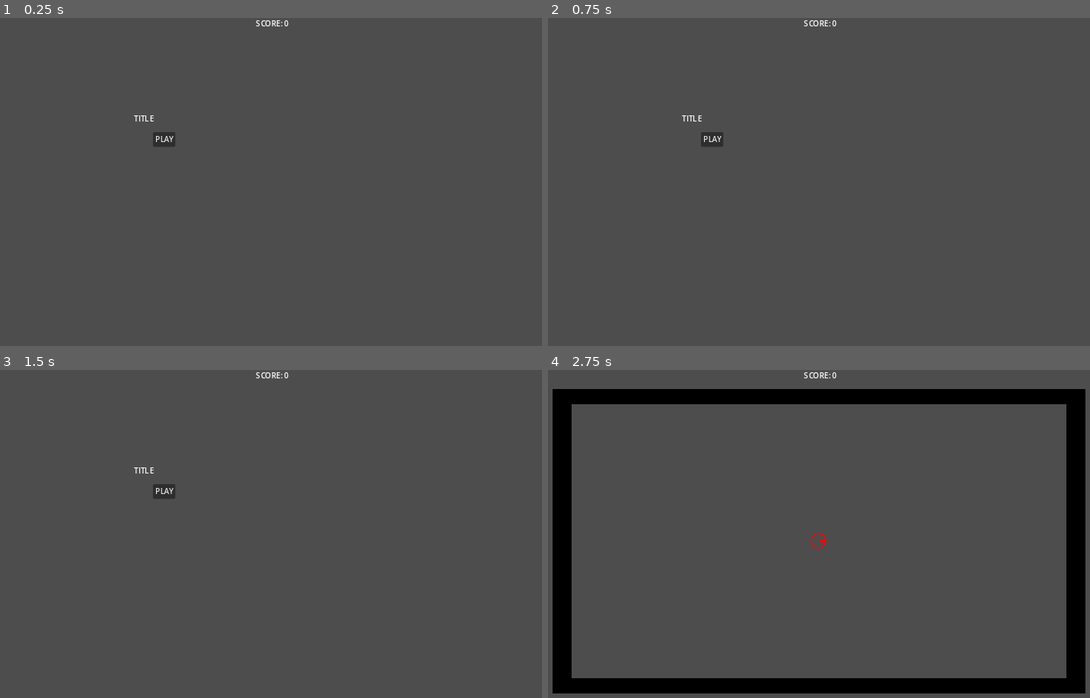
Above: before the commit, frames 1-4 (two rows, left to right).
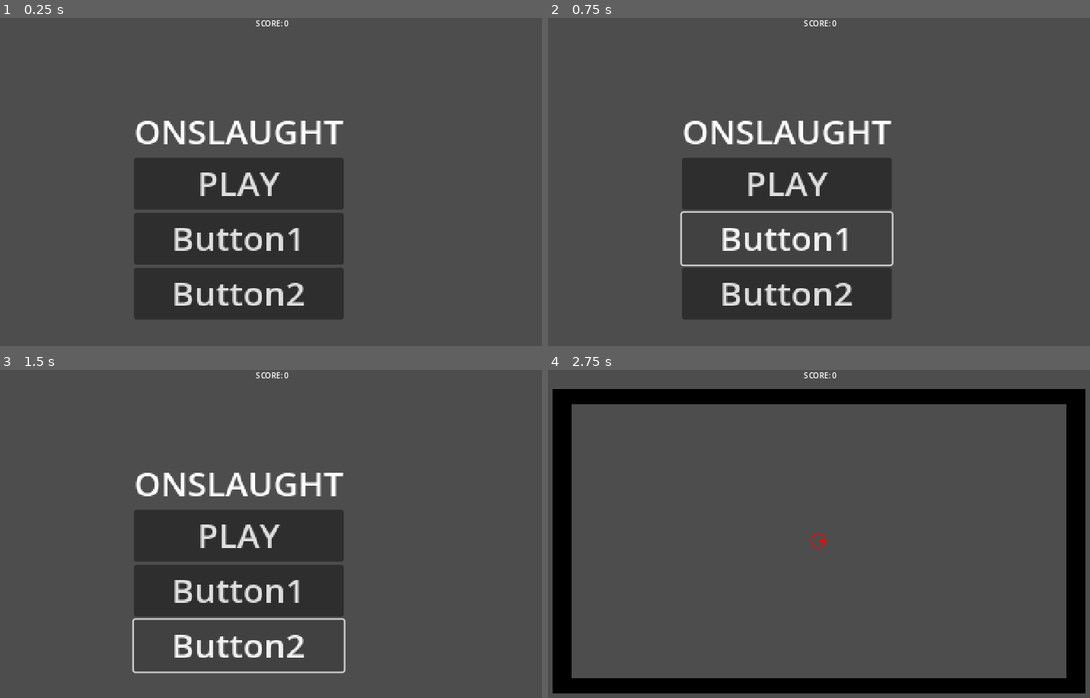
Above: after the commit, the same moments.

Repository: captaindecoy/maze
Game: Godot game, scene res://scenes/game.tscn
Two runs of this game, one before a commit and one after it. Both use one fixed random seed, a clock stepped at 60 frames per second and the inputs below.
Inputs (mouse positions are in pixels of both pictures, inside the frame that each line leads up to):
- Up to frame 1 (0.25 s): no input
- Up to frame 2 (0.75 s): click (786, 237) at 0.5 s, where only the run after the commit has a clickable "Button1"
- Up to frame 3 (1.5 s): click (238, 645) at 1.25 s, where only the run after the commit has a clickable "Button2"
- Up to frame 4 (2.75 s): click "PLAY" at 2 s

The runs differ from the first frame. In frame 1, 19% of the frame differs, in the area x 24-64%, y 29-92%; in frame 2, 14%; in frame 3, 15%; in frame 4, nothing differs.

Commit message:
- Setting up containers and menu controls - Added .tmp files to gitignore

Diff:
--- a/scenes/title_screen.tscn
+++ b/scenes/title_screen.tscn
@@ -4,15 +4,36 @@
 
 [node name="TitleScreen" type="Node2D"]
 
-[node name="PlayButton" type="Button" parent="."]
-offset_left = 40.0
-offset_top = 40.0
-offset_right = 87.0
-offset_bottom = 71.0
+[node name="HBoxContainer" type="VBoxContainer" parent="."]
+layout_direction = 2
+offset_top = -8.0
+offset_right = 216.0
+offset_bottom = 31.0
+scale = Vector2(1.8, 1.7)
+size_flags_horizontal = 0
+size_flags_vertical = 0
+alignment = 1
+
+[node name="Label" type="Label" parent="HBoxContainer"]
+layout_mode = 2
+theme_override_font_sizes/font_size = 40
+text = "ONSLAUGHT
+"
+vertical_alignment = 1
+
+[node name="PlayButton" type="Button" parent="HBoxContainer"]
+layout_mode = 2
+theme_override_font_sizes/font_size = 40
 text = "PLAY"
 script = ExtResource("1_74ton")
+metadata/_edit_use_anchors_ = true
 
-[node name="Label" type="Label" parent="."]
-offset_right = 40.0
-offset_bottom = 23.0
-text = "TITLE"
+[node name="Button" type="Button" parent="HBoxContainer"]
+layout_mode = 2
+theme_override_font_sizes/font_size = 40
+text = "Button1"
+
+[node name="Button2" type="Button" parent="HBoxContainer"]
+layout_mode = 2
+theme_override_font_sizes/font_size = 40
+text = "Button2"
--- a/scripts/Spawner.gd
+++ b/scripts/Spawner.gd
@@ -25,6 +25,6 @@
 		owner.add_child(instance)
 		#add_child(instance)
 		#print(owner)
-		instance.died.connect(owner.get_parent()._on_baddie01_died)
+		instance.died.connect(get_node("/root/Game")._on_baddie01_died)
 		timer = 1.0
 	pass
--- a/scripts/play_button.gd
+++ b/scripts/play_button.gd
@@ -12,8 +12,10 @@
 		_button_pressed()
 
 func _button_pressed():
-	#print(get_tree().get_root().name)
+	#print(get_node("/root/Game").name)
+	#print($"root/Game".name)
 	var instance2 = test_scene.instantiate()
-	$"../..".add_child(instance2)
-	get_parent().queue_free()
+	#$"../..".add_child(instance2)
+	get_node("/root/Game").add_child(instance2)
+	get_node("/root/Game/TitleScreen").queue_free()
 	#queue_free()
Not shown, changed: .gitignore
